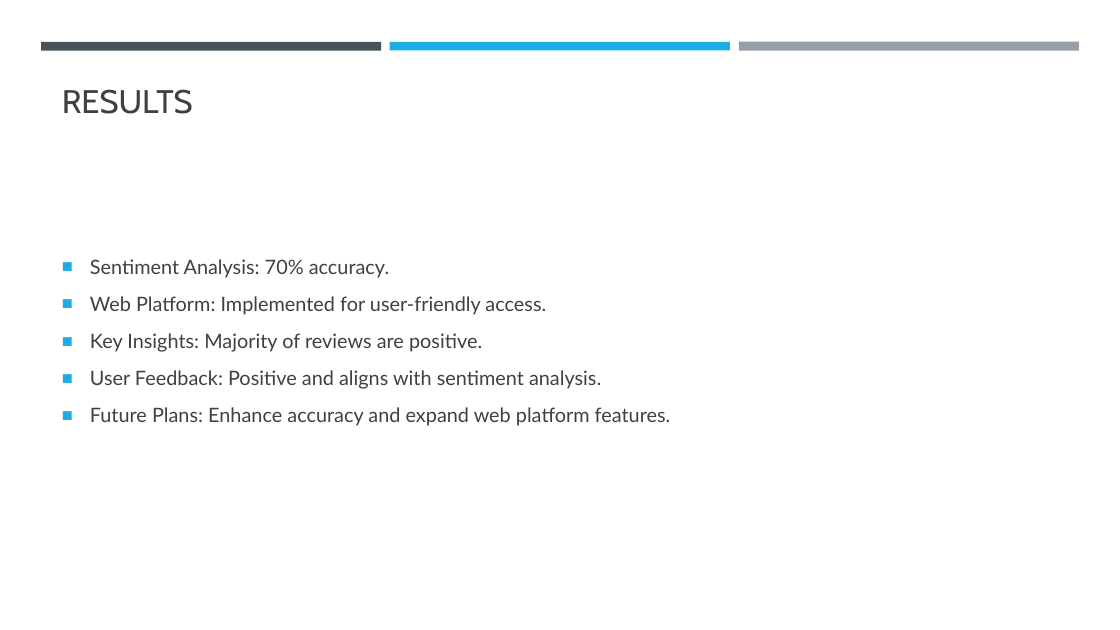
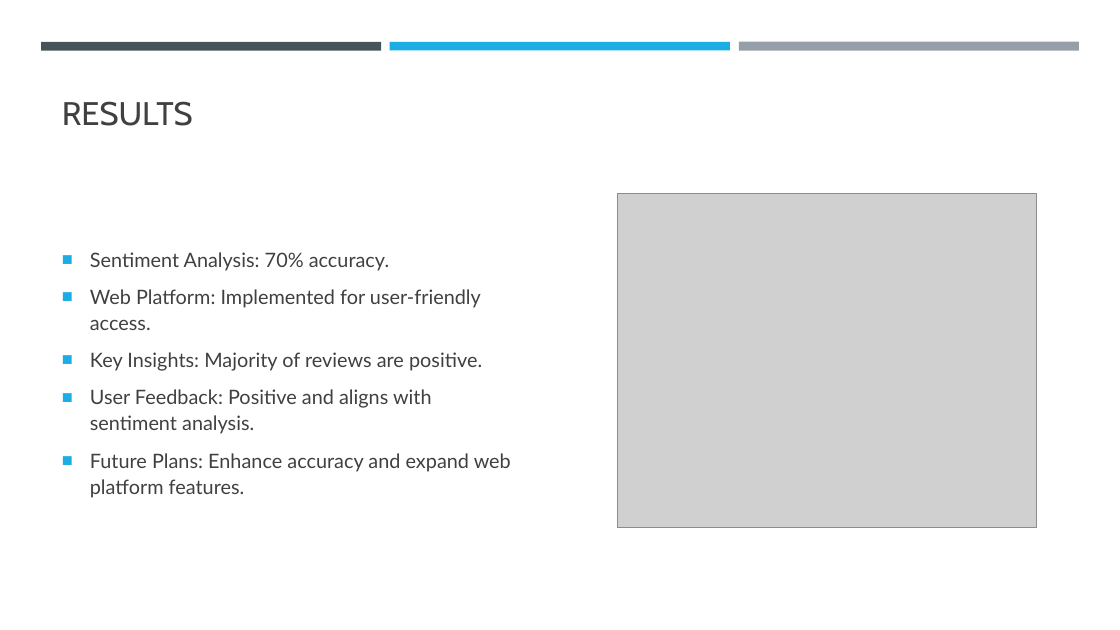
Before and after one commit to Dheeerazzz/Feedback-Sentiment-Analysis, a slide deck: slide 9 of IBM ppt b1.pptx. Drawn at 1120x630 pixels with LibreOffice and Linux fonts; fonts in the diff are those of the drawing; grey boxes stand for pictures. Boxes give left, top, right and bottom in pixels: in the first picture for what was removed or moved away, otherwise in the second. Text is boxed around its words. In the diff, an @@ line names an element or a change of style, - is before the commit and + after.

Commit message:
ppt edit

```diff
--- a/IBM ppt b1.pptx
+++ b/IBM ppt b1.pptx
@@ title "RESULTS": place and size @@
-title "RESULTS" at [62, 89, 193, 114]
+title "RESULTS" at [62, 101, 193, 126]
@@ text "Sentiment Analysis: 70% accuracy." rewrapped from [90, 259, 671, 426] to [90, 252, 511, 498] @@
@@ picture added at [618, 194, 1037, 528] @@
```
Also in this commit, not shown: 3 slides added, 1 slide removed.
